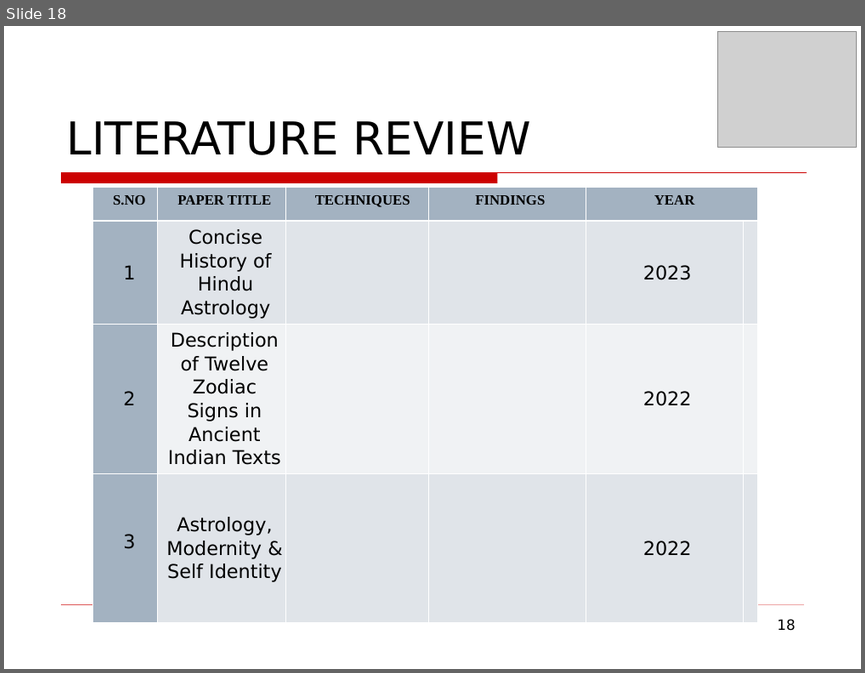
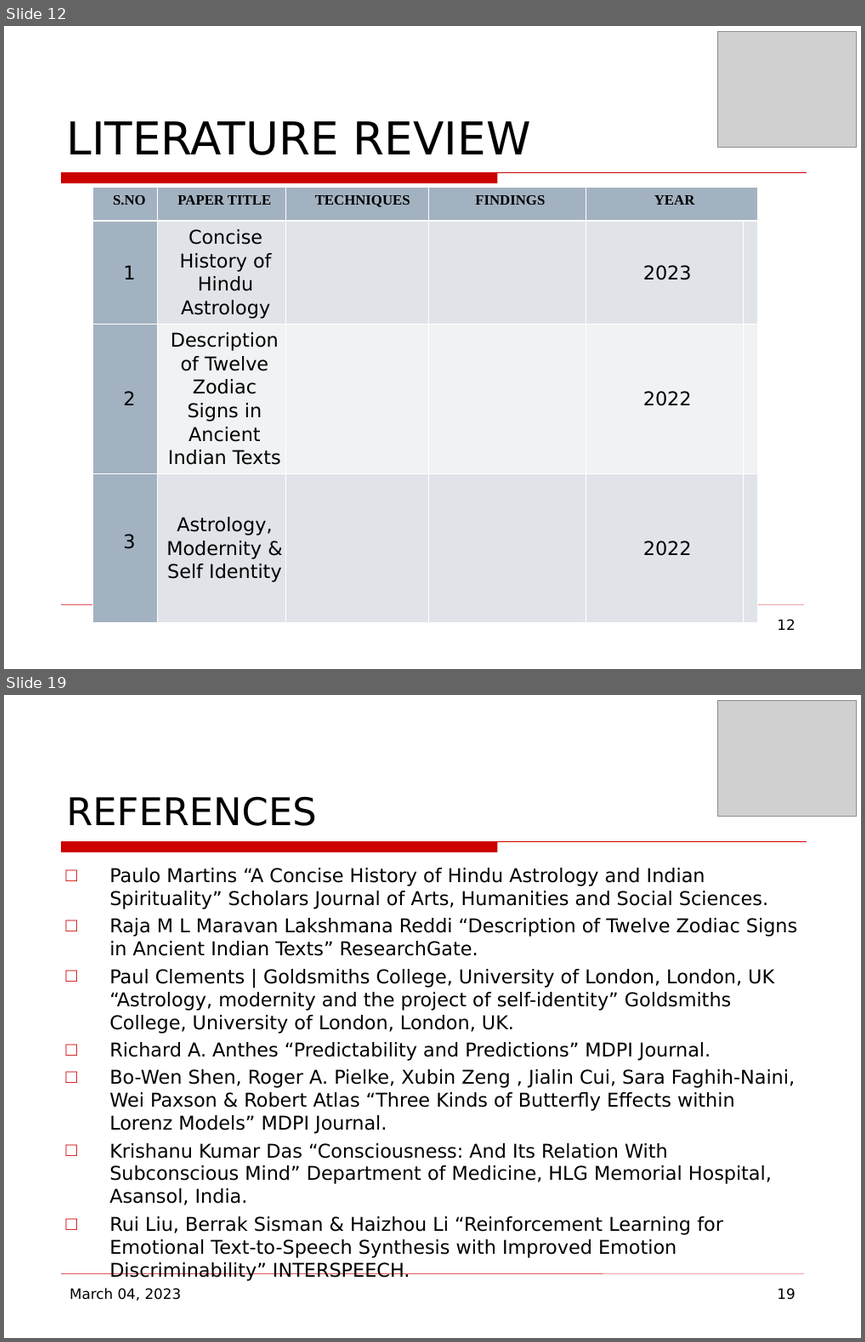
Before and after one commit to mohitlabs/Research, a slide deck: Emotionally Intelligent Machines(EIM's) & Sentiment Synthesis based on Ancient Vedic Astrology/Conference Paper.odp. Shown one above the other, each under a label of ours: slide 18 before the commit, slides 12 and 19 after it; the slides between them are not shown. The pictures are 865x673 and 865x1342 pixels, drawn with LibreOffice and Linux fonts; fonts in the diff are those of the drawing; grey boxes stand for pictures; background and template pictures are left out. Boxes give left, top, right and bottom in pixels: in the first picture for what was removed or moved away, otherwise in the second. Text is boxed around its words. In the diff, an @@ line names an element or a change of style, - is before the commit and + after.

```diff
--- a/Emotionally Intelligent Machines(EIM's) & Sentiment Synthesis based on Ancient Vedic Astrology/Conference Paper.odp
+++ b/Emotionally Intelligent Machines(EIM's) & Sentiment Synthesis based on Ancient Vedic Astrology/Conference Paper.odp
@@ slide 19 added at (4,695,861,1338), background picture (left out); not listed: 2 template elements that a slide beside it also shows @@
@@ picture added at (718,701,856,817) @@
@@ title added at (66,796,316,826), 32 pt, text #000000 @@
+REFERENCES
@@ text added at (109,868,797,1258), 16 pt, text #000000 @@
+□ Paulo Martins “A Concise History of Hindu Astrology and Indian Spirituality” Scholars Journal of Arts, Humanities and Social Sciences.
+□ Raja M L Maravan Lakshmana Reddi “Description of Twelve Zodiac Signs in Ancient Indian Texts” ResearchGate.
+□ Paul Clements | Goldsmiths College, University of London, London, UK “Astrology, modernity and the project of self-identity” Goldsmiths College, University of London, London, UK.
+□ Richard A. Anthes “Predictability and Predictions” MDPI Journal.
+□ Bo-Wen Shen, Roger A. Pielke, Xubin Zeng , Jialin Cui, Sara Faghih-Naini, Wei Paxson & Robert Atlas “Three Kinds of Butterfly Effects within Lorenz Models” MDPI Journal.
+□ Krishanu Kumar Das “Consciousness: And Its Relation With Subconscious Mind” Department of Medicine, HLG Memorial Hospital, Asansol, India.
+□ Rui Liu, Berrak Sisman & Haizhou Li “Reinforcement Learning for Emotional Text-to-Speech Synthesis with Improved Emotion Discriminability” INTERSPEECH.
@@ text added at (69,1287,182,1300), 12 pt, text #000000 @@
+March 04, 2023
@@ page number added at (777,1287,794,1299), 12 pt, text #000000 @@
+19
@@ what was slide 18 is now slide 12 @@
@@ page number at (777,618,794,630): text changed @@
-18
+12
```
Also in this commit, not shown: 8 slides changed, 2 other slides added, 6 slides removed, 2 other files.
